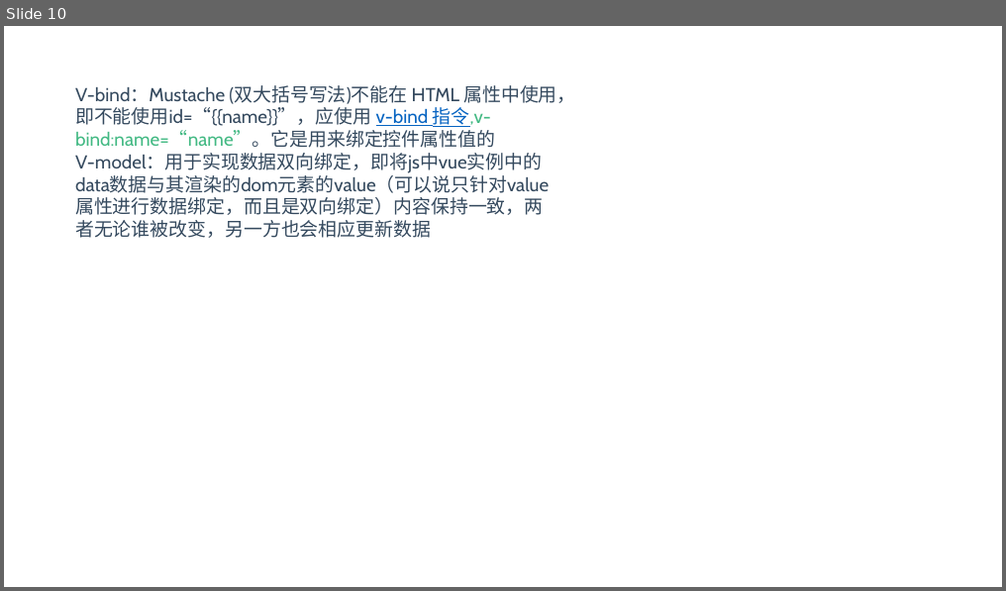
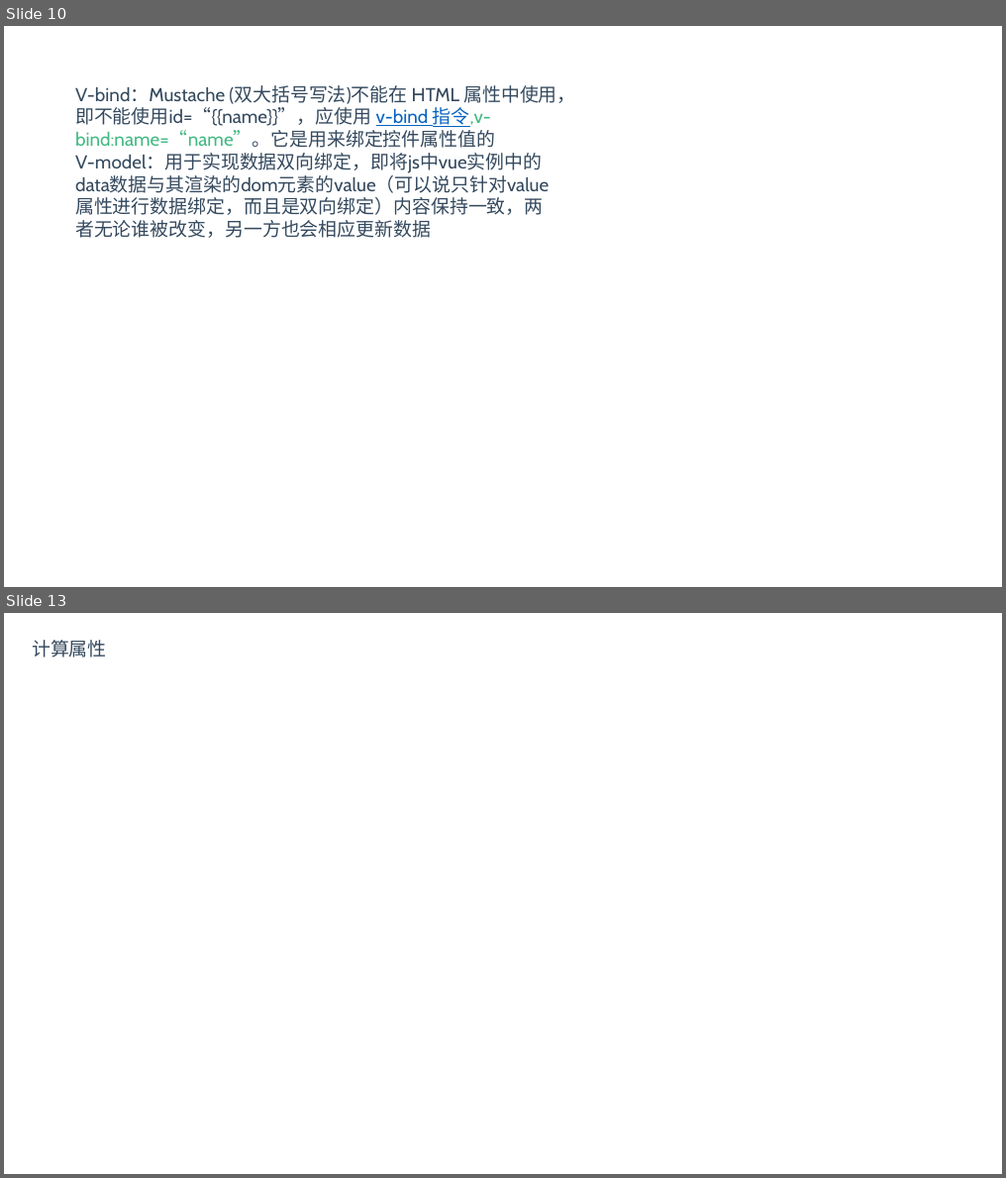
Before and after one commit to BinMarshall/studing, a slide deck: Vue/vue.pptx. Shown one above the other, each under a label of ours: slide 10 before the commit, slides 10 and 13 after it; the slides between them are not shown. The pictures are 1006x591 and 1006x1178 pixels, drawn with LibreOffice and Linux fonts; fonts in the diff are those of the drawing. Boxes give left, top, right and bottom in pixels: in the first picture for what was removed or moved away, otherwise in the second. Text is boxed around its words. In the diff, an @@ line names an element or a change of style, - is before the commit and + after.

```diff
--- a/Vue/vue.pptx
+++ b/Vue/vue.pptx
@@ slide 13 added at (x1=4, y1=613, x2=1002, y2=1174), background #FFFFFF @@
@@ text added at (x1=32, y1=640, x2=107, y2=658), 18 pt, text #34495E @@
+计算属性
```
Also in this commit, not shown: 4 other slides added.
